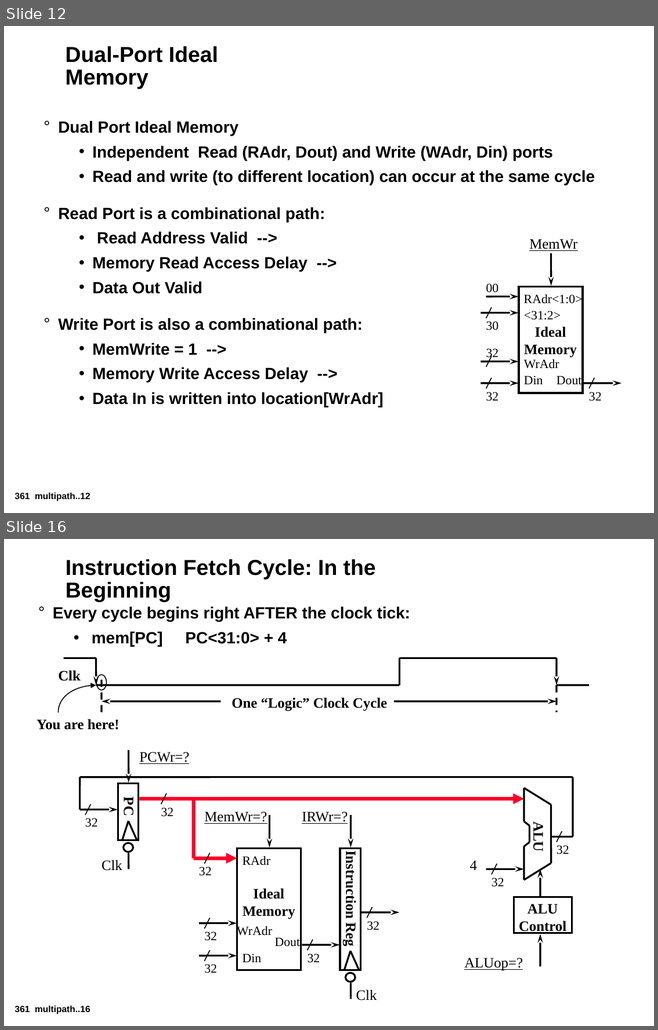
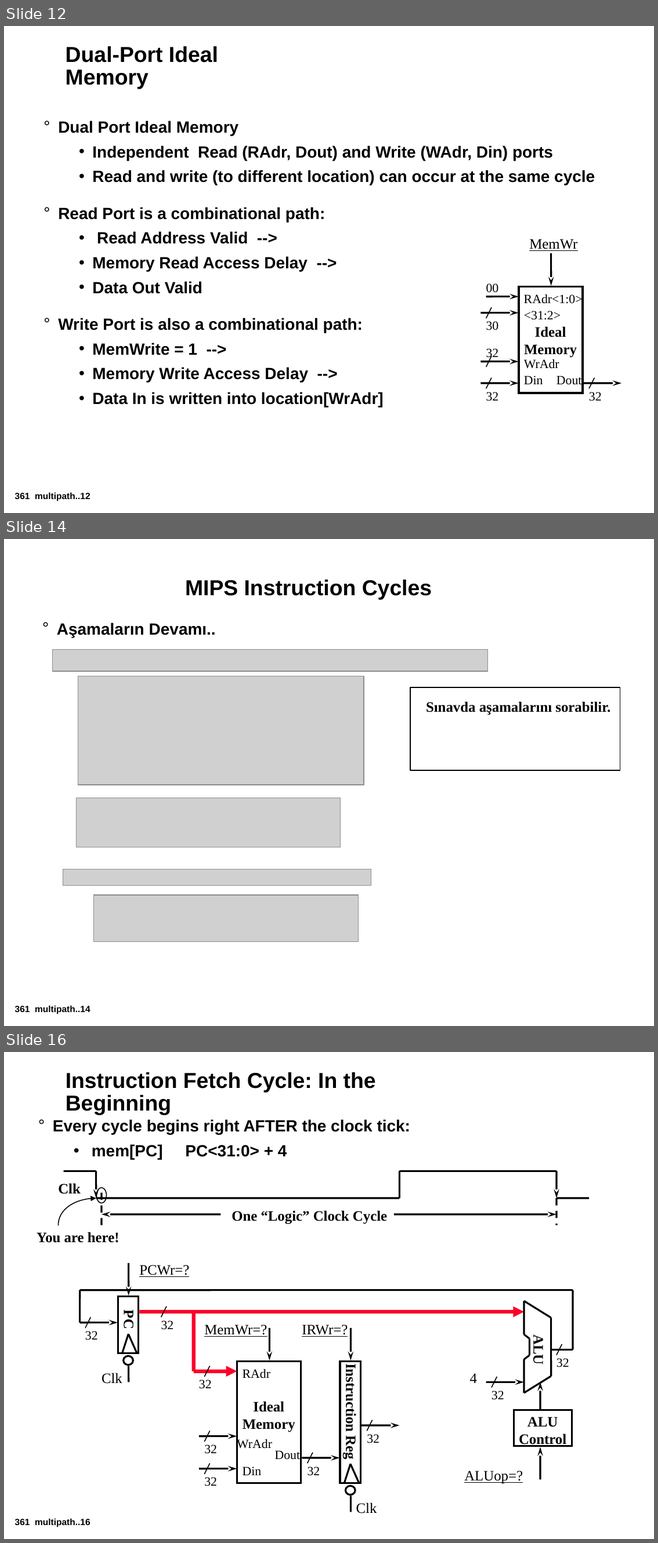
Before and after one commit to afozbek/2019-Bahar, a slide deck: Bilgisayar-Mimarisi-Slaytlar/Bolum_5_MultiCycleProcessor.ppt. Shown one above the other, each under a label of ours: slides 12 and 16 before the commit, slides 12, 14 and 16 after it; the slides between them are not shown. The pictures are 658x1030 and 658x1543 pixels, drawn with LibreOffice and Linux fonts; fonts in the diff are those of the drawing; grey boxes stand for pictures. Boxes give left, top, right and bottom in pixels: in the first picture for what was removed or moved away, otherwise in the second. Text is boxed around its words. In the diff, an @@ line names an element or a change of style, - is before the commit and + after.

```diff
--- a/Bilgisayar-Mimarisi-Slaytlar/Bolum_5_MultiCycleProcessor.ppt
+++ b/Bilgisayar-Mimarisi-Slaytlar/Bolum_5_MultiCycleProcessor.ppt
@@ slide 14 added at [4,539,654,1026], background #FFFFFF; not listed: 1 template element that a slide beside it also shows @@
@@ title added at [185,580,431,600], 24 pt, text #000000, bold @@
+MIPS Instruction Cycles
@@ text added at [57,623,216,638], 18 pt, text #000000, bold @@
+° Aşamaların Devamı..
@@ picture added at [53,649,488,671] @@
@@ picture added at [78,676,364,785] @@
@@ rectangle added at [410,687,620,770], outline #000000 0.99 pt @@
@@ text added at [426,701,610,715], 16 pt, text #000000, bold @@
+Sınavda aşamalarını sorabilir.
@@ picture added at [76,798,340,848] @@
@@ picture added at [63,870,371,886] @@
@@ picture added at [94,895,358,942] @@
```
Also in this commit, not shown: 6 slides changed, 5 other slides added, 6 slides removed, 3 other files.
